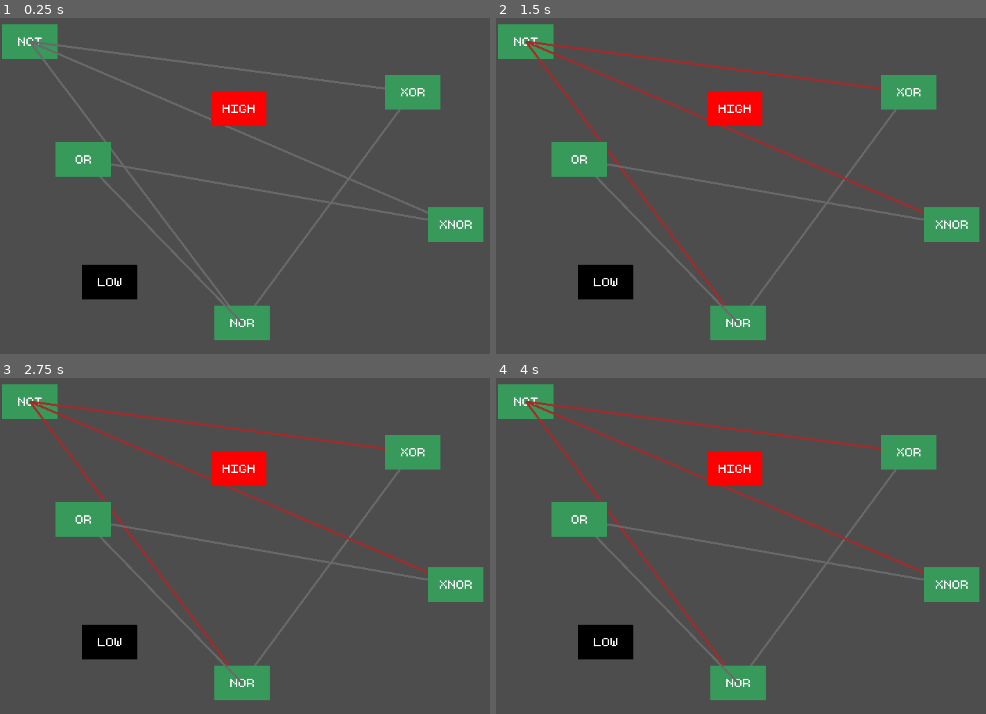
Above: before the commit, frames 1-4 (two rows, left to right).
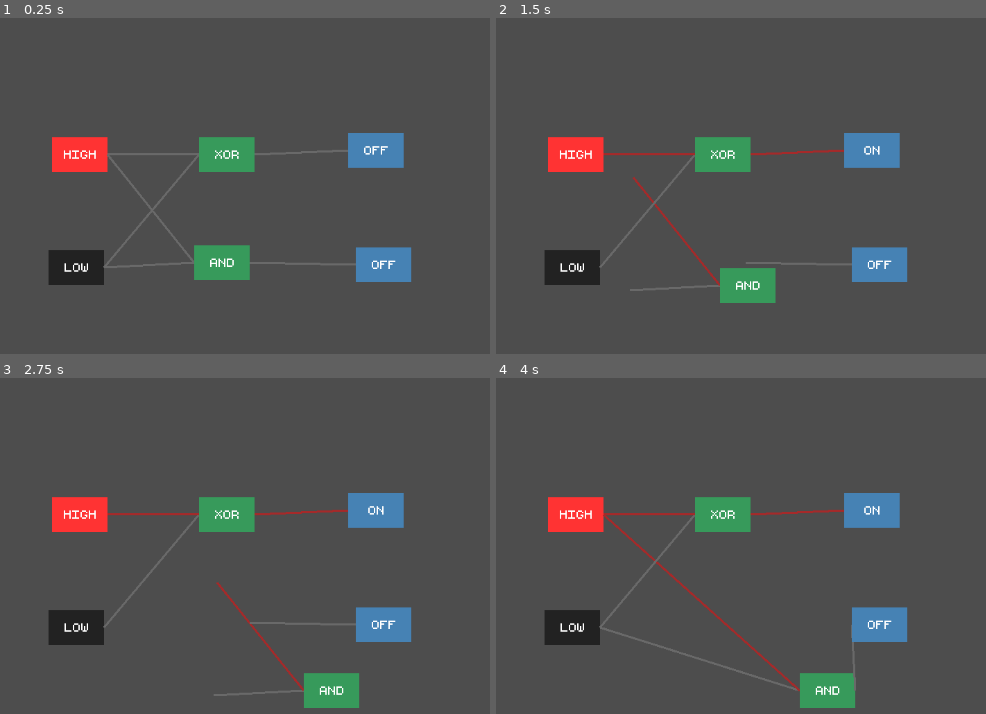
Above: after the commit, the same moments.

Repository: MrPuffyWuff/ants
Game: Godot game, scene res://main/main.tscn
Two runs of this game, one before a commit and one after it. Both use one fixed random seed, a clock stepped at 60 frames per second and the inputs below.
Inputs (mouse positions are in pixels of both pictures, inside the frame that each line leads up to):
- Up to frame 1 (0.25 s): no input
- Up to frame 2 (1.5 s): tap Enter at 0.5 s; move the mouse to (outside the picture) at 0.52 s; hold Right 0.53-1.25 s; tap Space (redraw) at 0.6, 1.25 s; click (outside the picture) at 0.67 s; drag from (736, 263) to (853, 330) at 1.27 s
- Up to frame 3 (2.75 s): tap Enter at 2 s; move the mouse to (480, 502) at 2.02 s; hold Right from 2.03 s (still down); tap Shift at 2.1 s
- Up to frame 4 (4 s): release Right at 2.75 s; tap Space (redraw) at 2.75 s; drag from (853, 690) to (657, 532) at 2.77 s; tap Enter at 3.5 s; move the mouse to (outside the picture) at 3.52 s; hold Left from 3.53 s (still down); tap Alt at 3.6 s

The runs differ from the first frame. In frame 1, 16% of the frame differs, in the area x 0-99%, y 1-96%; in frame 2, 17%; in frame 3, 17%; in frame 4, 17%, in the area x 0-99%, y 1-99%.

Commit message:
Added OUTPUT gate and Made it more visually appealing

Diff:
--- a/logic-simulator/gates/gate_component.gd
+++ b/logic-simulator/gates/gate_component.gd
@@ -5,10 +5,12 @@
 var dragging: bool = false
 
 func _ready() -> void:
-	if parent.identity.gate_label == "LOW":
-		$ColorRect.color = Color.BLACK
+	if parent.identity.gate_label == "":
+		$ColorRect.color = Color.STEEL_BLUE
+	elif parent.identity.gate_label == "LOW":
+		$ColorRect.color = Color.DARK_GRAY.darkened(0.80)
 	elif parent.identity.gate_label == "HIGH":
-		$ColorRect.color = Color.RED
+		$ColorRect.color = Color.RED.lightened(0.20)
 	$ColorRect/Name.text = parent.identity.gate_label
 	queue_redraw()
 
@@ -20,12 +22,18 @@
 		parent.position = get_global_mouse_position()
 
 func _draw():
+	if parent.identity.gate_label == "":
+		if parent.input_1.output == 1:
+			$ColorRect/Name.text = 'ON'
+		else:
+			$ColorRect/Name.text = 'OFF'
+
 	if parent.input_1 != null:
 		var color = Color.BROWN if parent.input_1.output == 1 else Color.DIM_GRAY
-		draw_line(Vector2.ZERO, parent.input_1.global_position - parent.global_position, color, 3.0)
+		draw_line(Vector2(-1 * $ColorRect.size.x, 0), parent.input_1.global_position - parent.global_position, color, 3.0)
 	if parent.input_2 != null:
 		var color = Color.BROWN if parent.input_2.output == 1 else Color.DIM_GRAY
-		draw_line(Vector2.ZERO, parent.input_2.global_position - parent.global_position, color, 3.0)
+		draw_line(Vector2(-1 * $ColorRect.size.x, 0), parent.input_2.global_position - parent.global_position, color, 3.0)
 
 func _on_color_rect_gui_input(event: InputEvent) -> void:
 	if event is InputEventMouseButton:
--- a/logic-simulator/gates/gate_component.tscn
+++ b/logic-simulator/gates/gate_component.tscn
@@ -7,16 +7,15 @@
 script = ExtResource("1_dela0")
 
 [node name="ColorRect" type="ColorRect" parent="." unique_id=1333424866]
-anchors_preset = 8
-anchor_left = 0.5
+anchors_preset = 6
+anchor_left = 1.0
 anchor_top = 0.5
-anchor_right = 0.5
+anchor_right = 1.0
 anchor_bottom = 0.5
-offset_left = -40.0
+offset_left = -80.0
 offset_top = -25.0
-offset_right = 40.0
 offset_bottom = 25.0
-grow_horizontal = 2
+grow_horizontal = 0
 grow_vertical = 2
 color = Color(0.21568628, 0.6039216, 0.35686275, 1)
 
--- /dev/null
+++ b/logic-simulator/gates/identity/identity_gate.gd
@@ -0,0 +1,22 @@
+extends Node2D
+
+@export var identity : Identity
+
+@export var input_1 : Node2D
+@export var input_2 : Node2D
+
+var output : int = 0
+
+# Called when the node enters the scene tree for the first time.
+func _ready() -> void:
+	pass # Replace with function body.
+
+
+# Called every frame. 'delta' is the elapsed time since the previous frame.
+func _process(delta: float) -> void:
+	set_output()
+
+func set_output():
+	var in_1_val : int = input_1.output if input_1 != null else 0
+	var in_2_val : int = input_2.output if input_2 != null else 0
+	output = identity.truth_table[Vector2i(in_1_val, in_2_val)]
--- /dev/null
+++ b/logic-simulator/gates/identity/identity_gate.tscn
@@ -0,0 +1,16 @@
+[gd_scene format=3 uid="uid://c7dewjet6nfs5"]
+
+[ext_resource type="Script" uid="uid://btqakvih8njxc" path="res://gates/identity/identity_gate.gd" id="1_u68w4"]
+[ext_resource type="Script" uid="uid://buf8tp4wdejta" path="res://gates/identity.gd" id="2_u5wfg"]
+[ext_resource type="PackedScene" uid="uid://br3u3jtidydwn" path="res://gates/gate_component.tscn" id="3_0kxcu"]
+
+[sub_resource type="Resource" id="Resource_3phi3"]
+script = ExtResource("2_u5wfg")
+gate_label = ""
+metadata/_custom_type_script = "uid://buf8tp4wdejta"
+
+[node name="IdentityGate" type="Node2D" unique_id=1447665301]
+script = ExtResource("1_u68w4")
+identity = SubResource("Resource_3phi3")
+
+[node name="GateComponent" parent="." unique_id=1591935800 instance=ExtResource("3_0kxcu")]
--- a/logic-simulator/main/main.tscn
+++ b/logic-simulator/main/main.tscn
@@ -1,40 +1,33 @@
 [gd_scene format=3 uid="uid://b1reglyibb32m"]
 
-[ext_resource type="PackedScene" uid="uid://f8getimhgmxd" path="res://gates/not/not_gate.tscn" id="1_53q0u"]
 [ext_resource type="PackedScene" uid="uid://dmv414xe17y2g" path="res://gates/xor/xor_gate.tscn" id="2_3wy1v"]
-[ext_resource type="PackedScene" uid="uid://cjhqdwvigtynm" path="res://gates/nor/nor_gate.tscn" id="3_kfbq2"]
-[ext_resource type="PackedScene" uid="uid://dlvg1subgyghu" path="res://gates/or/or_gate.tscn" id="4_4dugh"]
-[ext_resource type="PackedScene" uid="uid://byoyllbmhibda" path="res://gates/xnor/xnor_gate.tscn" id="5_67ri8"]
+[ext_resource type="PackedScene" uid="uid://bl2ry2w6woorn" path="res://gates/and/and_gate.tscn" id="3_c651c"]
+[ext_resource type="PackedScene" uid="uid://c7dewjet6nfs5" path="res://gates/identity/identity_gate.tscn" id="5_3wy1v"]
 [ext_resource type="PackedScene" uid="uid://0geuj3te5rbl" path="res://gates/power_syms/ground_node.tscn" id="6_4dugh"]
 [ext_resource type="PackedScene" uid="uid://ccr4uy3u3ugs1" path="res://gates/power_syms/power_node.tscn" id="6_kfbq2"]
 
 [node name="Main" type="Node2D" unique_id=1819218994]
 
-[node name="NotGate" parent="." unique_id=1657227022 instance=ExtResource("1_53q0u")]
-position = Vector2(43, 37)
+[node name="GroundNode" parent="." unique_id=1728609067 instance=ExtResource("6_4dugh")]
+position = Vector2(150, 363)
+
+[node name="PowerNode" parent="." unique_id=1072166286 instance=ExtResource("6_kfbq2")]
+position = Vector2(155, 200)
+
+[node name="AndGate" parent="." unique_id=904038480 node_paths=PackedStringArray("input_1", "input_2") instance=ExtResource("3_c651c")]
+position = Vector2(360, 356)
+input_1 = NodePath("../GroundNode")
+input_2 = NodePath("../PowerNode")
 
 [node name="XorGate" parent="." unique_id=219960486 node_paths=PackedStringArray("input_1", "input_2") instance=ExtResource("2_3wy1v")]
-position = Vector2(595, 110)
-input_1 = NodePath("../NorGate")
-input_2 = NodePath("../NotGate")
+position = Vector2(367, 200)
+input_1 = NodePath("../GroundNode")
+input_2 = NodePath("../PowerNode")
 
-[node name="NorGate" parent="." unique_id=1070431749 node_paths=PackedStringArray("input_1", "input_2") instance=ExtResource("3_kfbq2")]
-position = Vector2(349, 443)
-input_1 = NodePath("../NotGate")
-input_2 = NodePath(".")
+[node name="IdentityGate" parent="." unique_id=1447665301 node_paths=PackedStringArray("input_1") instance=ExtResource("5_3wy1v")]
+position = Vector2(593, 359)
+input_1 = NodePath("../AndGate")
 
-[node name="OrGate" parent="." unique_id=1305779400 node_paths=PackedStringArray("input_1", "input_2") instance=ExtResource("4_4dugh")]
-position = Vector2(120, 207)
-input_1 = NodePath("../XnorGate")
-input_2 = NodePath("../NorGate")
-
-[node name="XnorGate" parent="." unique_id=2099609507 node_paths=PackedStringArray("input_1", "input_2") instance=ExtResource("5_67ri8")]
-position = Vector2(657, 301)
-input_1 = NodePath(".")
-input_2 = NodePath("../NotGate")
-
-[node name="GroundNode" parent="." unique_id=1728609067 instance=ExtResource("6_4dugh")]
-position = Vector2(158, 384)
-
-[node name="PowerNode" parent="." unique_id=1072166286 instance=ExtResource("6_kfbq2")]
-position = Vector2(344, 134)
+[node name="IdentityGate2" parent="." unique_id=1713290410 node_paths=PackedStringArray("input_1") instance=ExtResource("5_3wy1v")]
+position = Vector2(582, 194)
+input_1 = NodePath("../XorGate")
Not shown, added: logic-simulator/gates/identity/identity_gate.gd.uid
